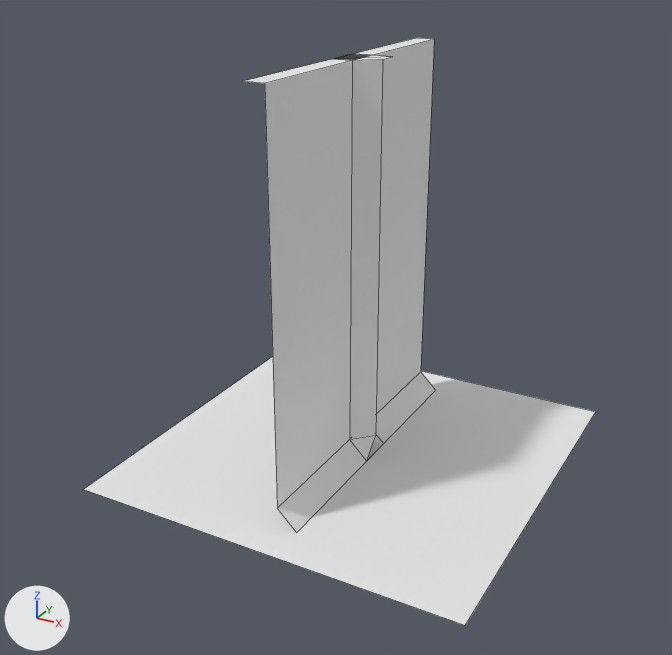
Two versions of the Blender file tiles/qtile-tech-2/qtile-tech-2.blend, one commit apart.
The view is the same before and after, from a camera (50 mm lens) standing at (0.977, -1.899, 1.288) and looking at (-0.025, -0.078, 0.377). Arrows for +X, +Y and +Z are at lower left; the lights stay in place. Mesh edges are drawn as thin lines.

In view in the first picture: 'corner-inner', 'floor', 'wall'.
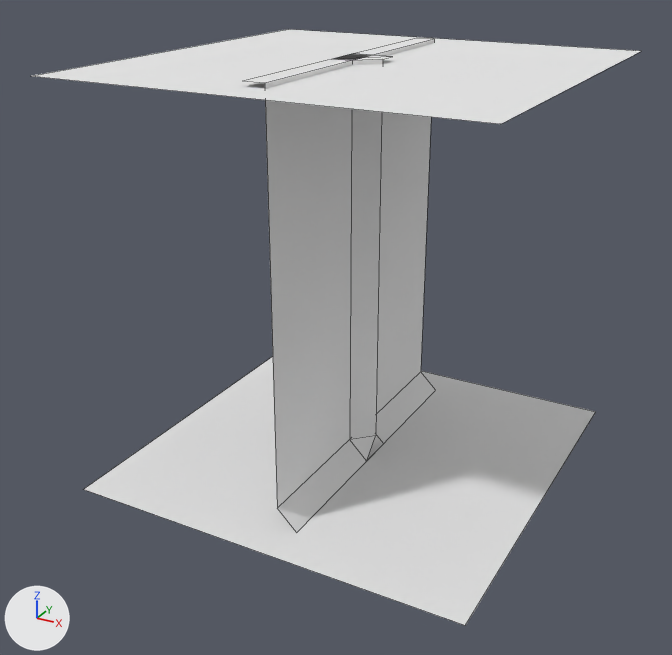
Commit message: add ceiling

Edits to the bpy script that builds the scene:
```text
Add mat_ceiling_material:
    mat_ceiling_material = diffuse_material('ceiling-material')
    mat_ceiling_material.base_color = (0.8, 0.8, 0.8)  # white #e7e7e7
Add me_plane_001:
    me_plane_001.from_pydata([(0.5, -0.5, 0.995), (-0.5, -0.5, 0.995), (0.5, 0.5, 0.995), (-0.5, 0.5, 0.995)], [], [(0, 1, 3, 2)])
    me_plane_001.materials.append(mat_ceiling_material)  # its picture is missing
Add ob_ceiling:
    ob_ceiling = bpy.data.objects.new('ceiling', me_plane_001)
    ob_ceiling.location = (0.0, 0.0, 0.0)
```

Changed parts and their boxes (x1, y1, x2, y2) in the pictures (672 x 655 px):
'ceiling', added: after (34, 29, 641, 124)
